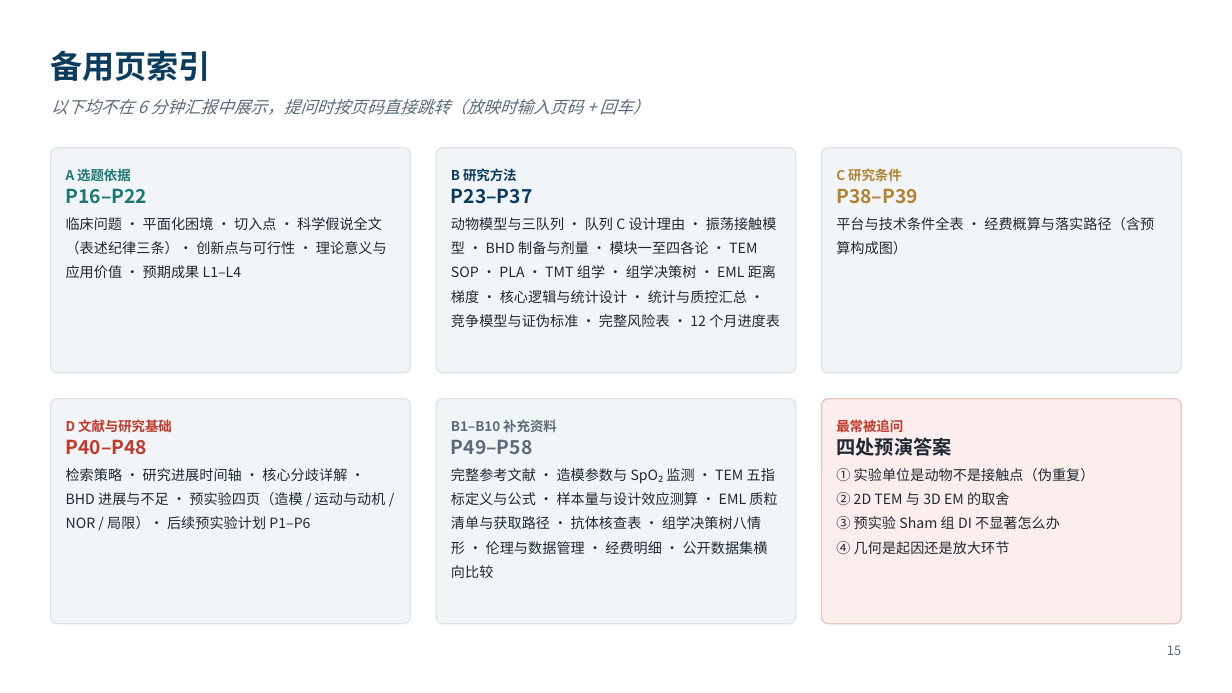
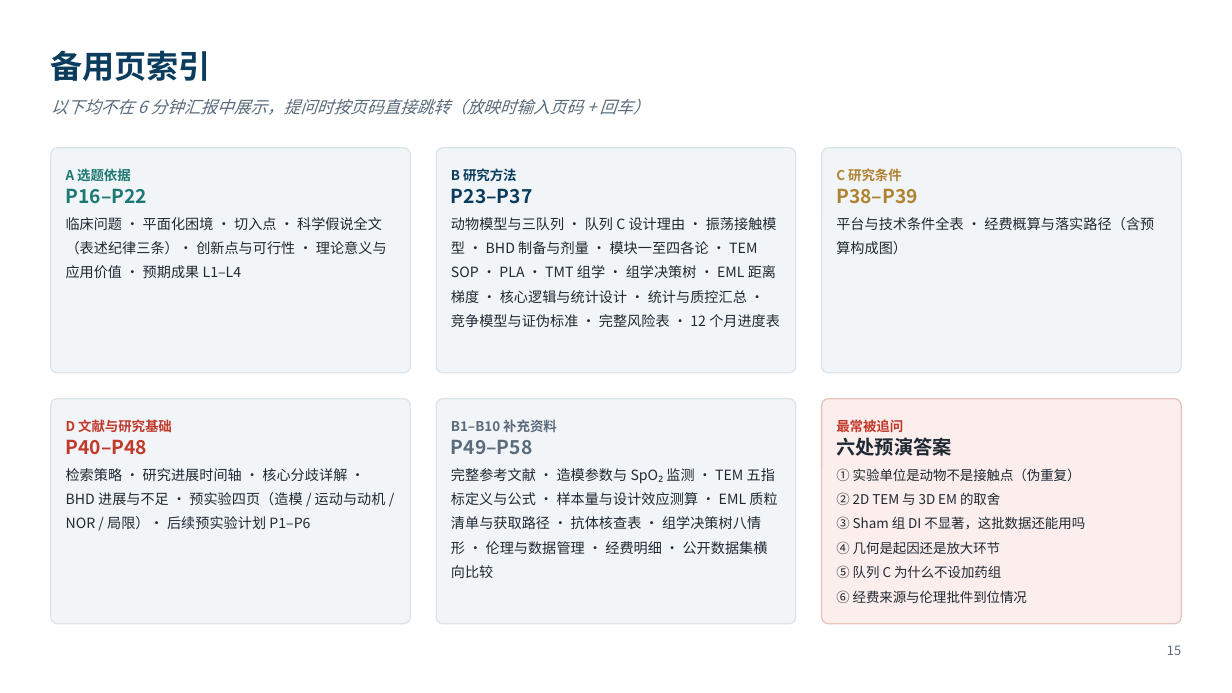
Before and after one commit to xoaiquynhanh17228kk-sketch/test, a slide deck: slide 15 of 开题报告_6分钟版.pptx. Drawn at 1232x693 pixels with LibreOffice and Linux fonts; fonts in the diff are those of the drawing. Boxes give left, top, right and bottom in pixels: in the first picture for what was removed or moved away, otherwise in the second. Text is boxed around its words. In the diff, an @@ line names an element or a change of style, - is before the commit and + after.

```diff
--- a/开题报告_6分钟版.pptx
+++ b/开题报告_6分钟版.pptx
@@ text at bbox=[836, 419, 1085, 603]: text changed @@
-四处预演答案
+六处预演答案
@@ text at bbox=[836, 468, 1081, 554]: size 11 to 10.5 pt in "① 实验单位是动物不是接触点（伪重复）", "② 2D TEM 与 3D EM 的取舍", "④ 几何是起因还是放大环节" @@
@@ text at bbox=[836, 516, 1085, 529]: text changed; size 11 to 10.5 pt @@
-③ 预实验 Sham 组 DI 不显著怎么办
+③ Sham 组 DI 不显著，这批数据还能用吗
@@ text at bbox=[836, 565, 1027, 603]: paragraphs added @@
+⑤ 队列 C 为什么不设加药组
+⑥ 经费来源与伦理批件到位情况
```
Also in this commit, not shown: 12 other slides changed, 8 other files.
